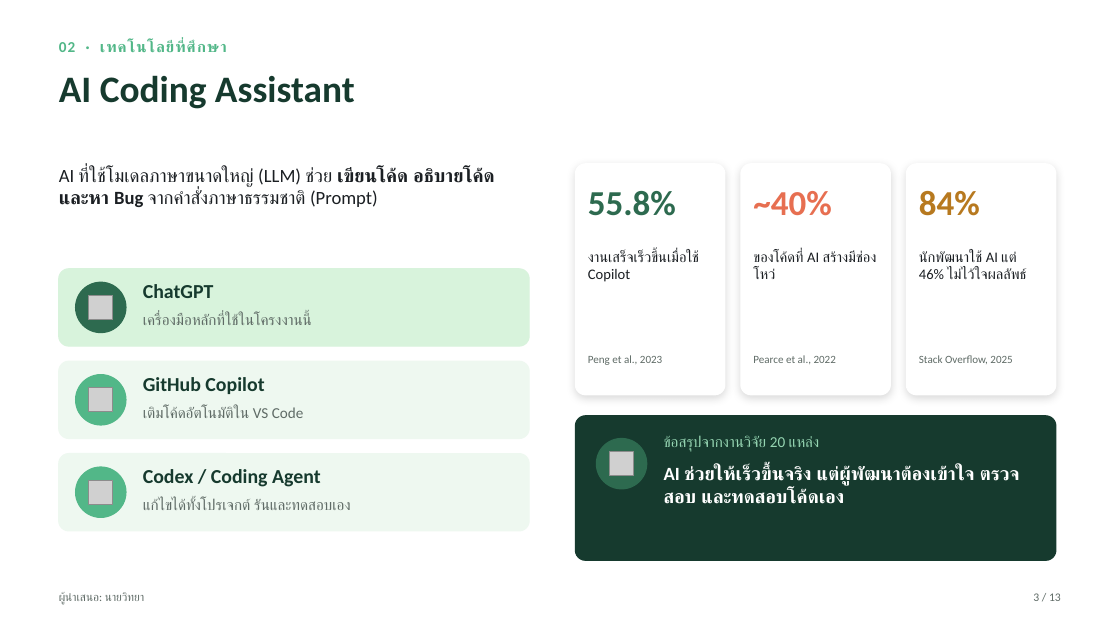
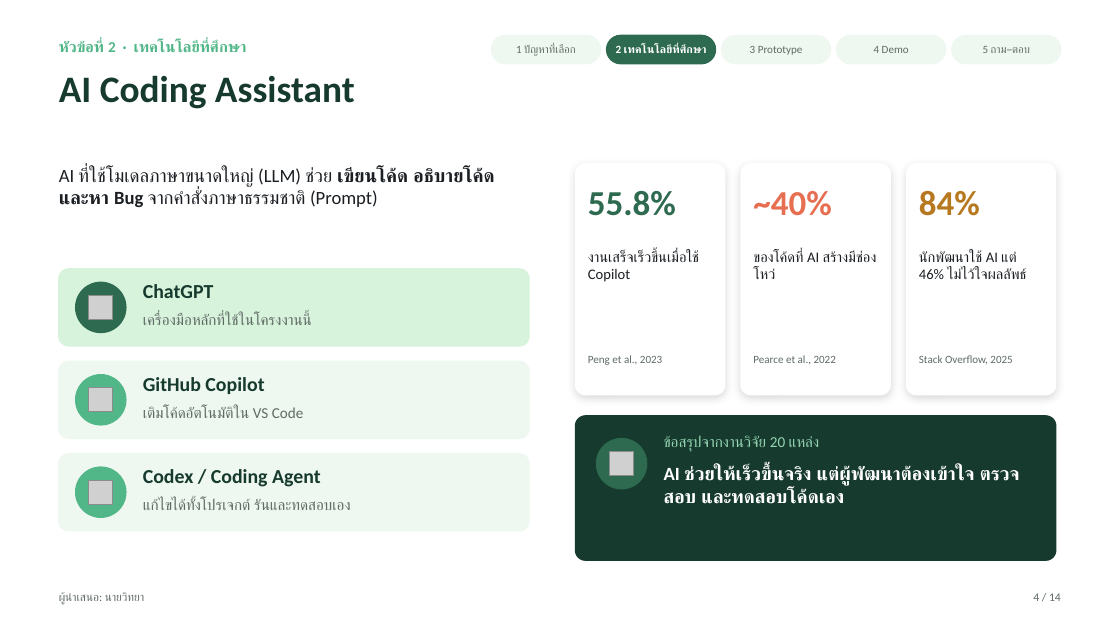
Before and after one commit to wittayaaasei-eng/thawirot-pos, a slide deck: slide 4 of ใบงานที่8_สไลด์นำเสนอ.pptx (slide 3 before the commit). Drawn at 1120x630 pixels with LibreOffice and Linux fonts; fonts in the diff are those of the drawing; grey boxes stand for pictures. Boxes give left, top, right and bottom in pixels: in the first picture for what was removed or moved away, otherwise in the second. Text is boxed around its words. In the diff, an @@ line names an element or a change of style, - is before the commit and + after.

```diff
--- a/ใบงานที่8_สไลด์นำเสนอ.pptx
+++ b/ใบงานที่8_สไลด์นำเสนอ.pptx
@@ text at (x1=59, y1=40, x2=247, y2=52): text changed @@
-02 · เทคโนโลยีที่ศึกษา
+หัวข้อที่ 2 · เทคโนโลยีที่ศึกษา
@@ rounded rectangle added at (x1=492, y1=35, x2=601, y2=64), fill #EEF8F0, outline #EEF8F0 1 pt @@
@@ text added at (x1=516, y1=45, x2=575, y2=56), 9.5 pt, text #5F6B66 @@
+1 ปัญหาที่เลือก
@@ rounded rectangle added at (x1=607, y1=35, x2=716, y2=64), fill #2D6A4F, outline #2D6A4F 1 pt @@
@@ text added at (x1=616, y1=45, x2=707, y2=53), 9.5 pt, text #FFFFFF, bold @@
+2 เทคโนโลยีที่ศึกษา
@@ rounded rectangle added at (x1=722, y1=35, x2=831, y2=64), fill #EEF8F0, outline #EEF8F0 1 pt @@
@@ text added at (x1=750, y1=46, x2=803, y2=55), 9.5 pt, text #5F6B66 @@
+3 Prototype
@@ rounded rectangle added at (x1=837, y1=35, x2=946, y2=64), fill #EEF8F0, outline #EEF8F0 1 pt @@
@@ text added at (x1=874, y1=46, x2=909, y2=53), 9.5 pt, text #5F6B66 @@
+4 Demo
@@ rounded rectangle added at (x1=952, y1=35, x2=1061, y2=64), fill #EEF8F0, outline #EEF8F0 1 pt @@
@@ text added at (x1=983, y1=46, x2=1030, y2=53), 9.5 pt, text #5F6B66 @@
+5 ถาม–ตอบ
@@ text at (x1=1033, y1=593, x2=1061, y2=601): text changed @@
-3 / 13
+4 / 14
```
Also in this commit, not shown: 12 other slides changed, 1 slide added.
